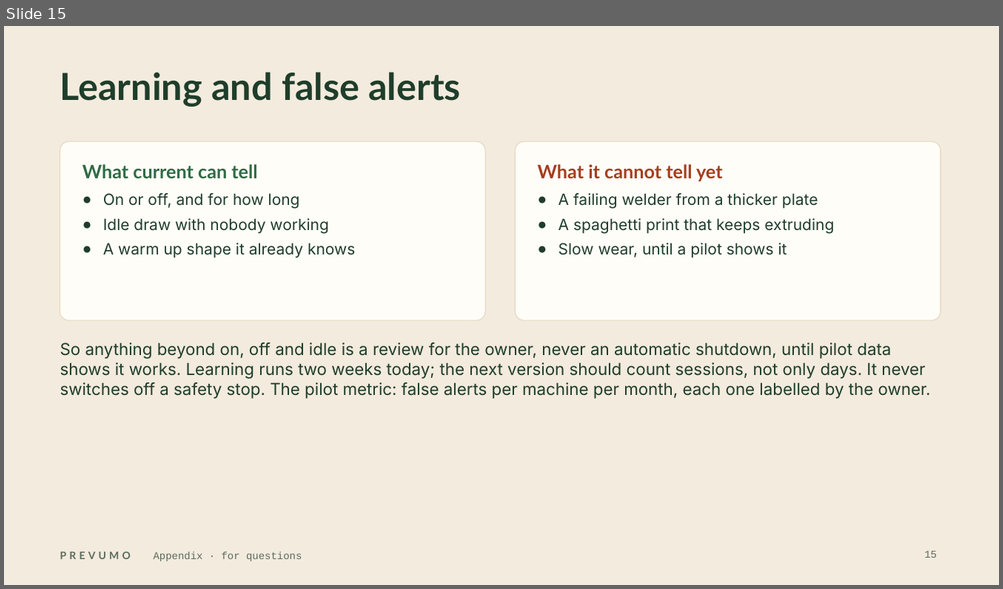
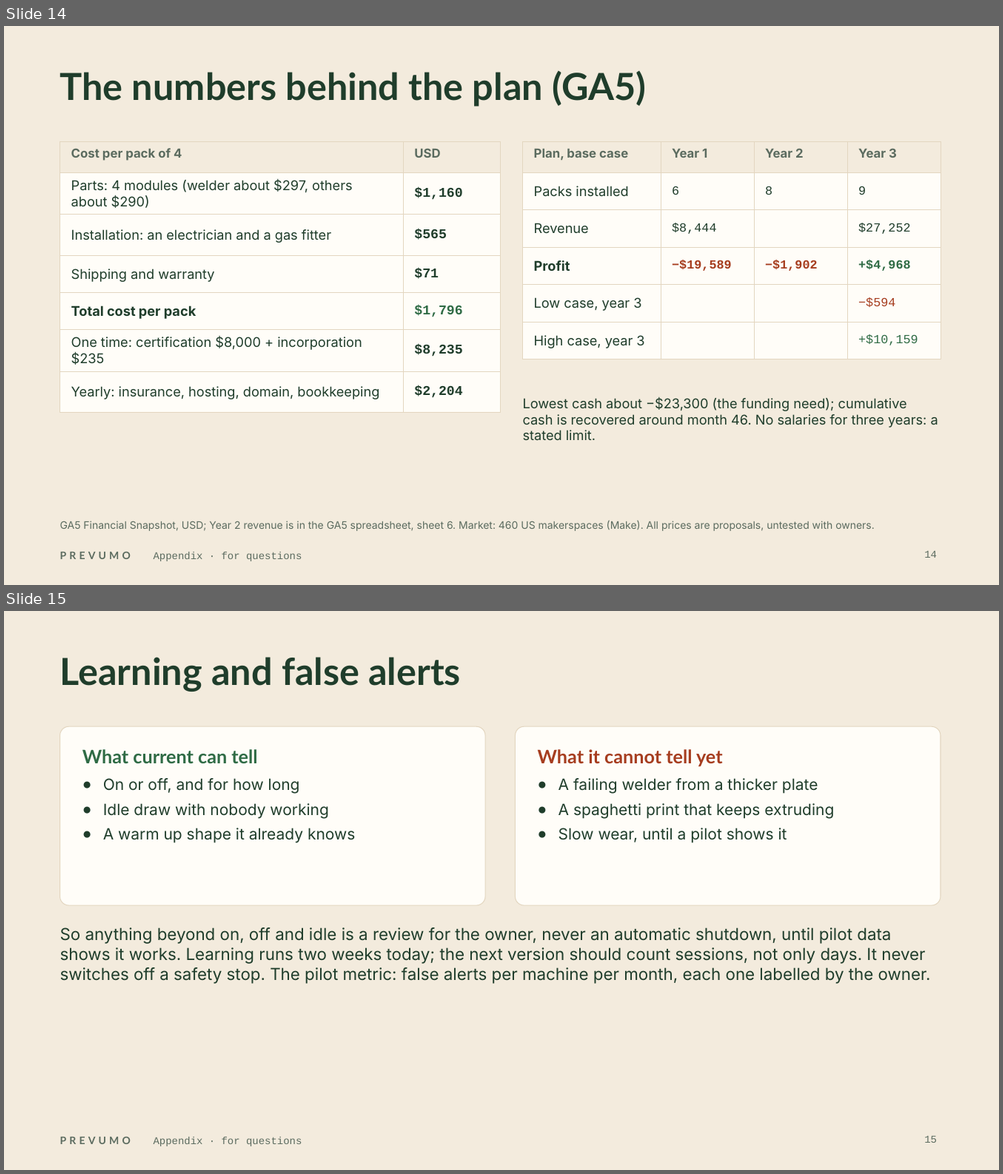
Before and after one commit to WAHB22/wahbs-world, a slide deck: prevumo/deliverables/final/PREVUMO-final.pptx. Shown one above the other, each under a label of ours: slide 15 before the commit, slides 14 and 15 after it. The pictures are 1003x589 and 1003x1174 pixels, drawn with LibreOffice and Linux fonts; fonts in the diff are those of the drawing. Boxes give left, top, right and bottom in pixels: in the first picture for what was removed or moved away, otherwise in the second. Text is boxed around its words. In the diff, an @@ line names an element or a change of style, - is before the commit and + after.

```diff
--- a/prevumo/deliverables/final/PREVUMO-final.pptx
+++ b/prevumo/deliverables/final/PREVUMO-final.pptx
@@ slide 14 added at <box>4,26,999,585</box>, background #F3EBDD; not listed: 2 template elements that a slide beside it also shows @@
@@ title added at <box>60,70,646,107</box>, 36 pt, text #1F3D2B, bold @@
+The numbers behind the plan (GA5)
@@ table added at <box>60,141,500,403</box>, 7 rows, 2 columns @@
+Cost per pack of 4 | USD
+Parts: 4 modules (welder about $297, others about $290) | $1,160
+Installation: an electrician and a gas fitter | $565
+Shipping and warranty | $71
+Total cost per pack | $1,796
+One time: certification $8,000 + incorporation $235 | $8,235
+Yearly: insurance, hosting, domain, bookkeeping | $2,204
@@ table added at <box>523,141,940,352</box>, 6 rows, 4 columns @@
+Plan, base case | Year 1 | Year 2 | Year 3
+Packs installed | 6 | 8 | 9
+Revenue | $8,444 |  | $27,252
+Profit | −$19,589 | −$1,902 | +$4,968
+Low case, year 3 |  |  | −$594
+High case, year 3 |  |  | +$10,159
@@ text added at <box>523,397,938,440</box>, 13 pt, text #1F3D2B @@
+Lowest cash about −$23,300 (the funding need); cumulative cash is recovered around month 46. No salaries for three years: a stated limit.
@@ text added at <box>60,520,874,531</box>, 10 pt, text #5B6B5F @@
+GA5 Financial Snapshot, USD; Year 2 revenue is in the GA5 spreadsheet, sheet 6. Market: 460 US makerspaces (Make). All prices are proposals, untested with owners.
@@ page number added at <box>924,551,936,558</box>, 10 pt, text #5B6B5F @@
+14
```
Also in this commit, not shown: 7 slides changed, 2 other slides added, 3 slides removed, 11 other files.
